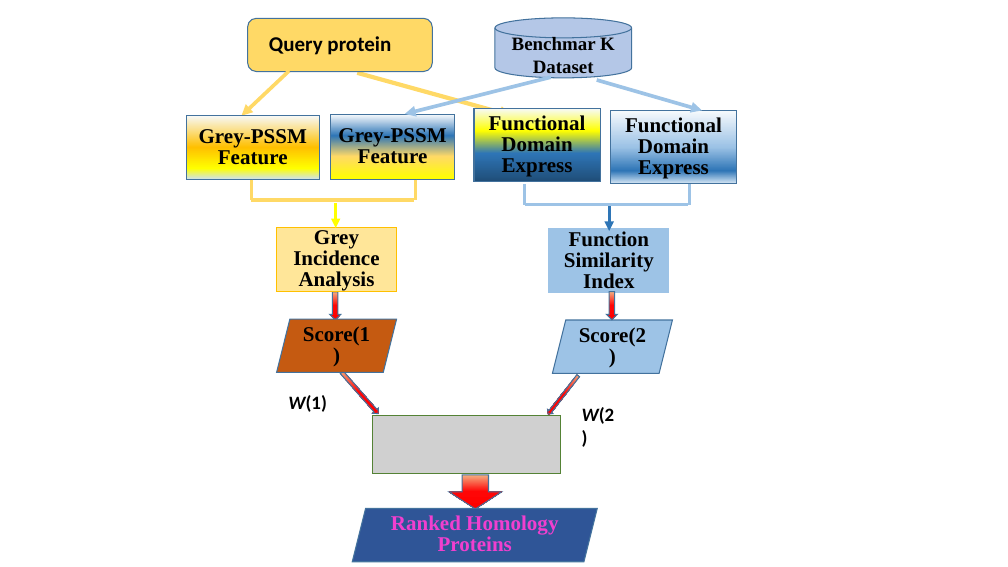
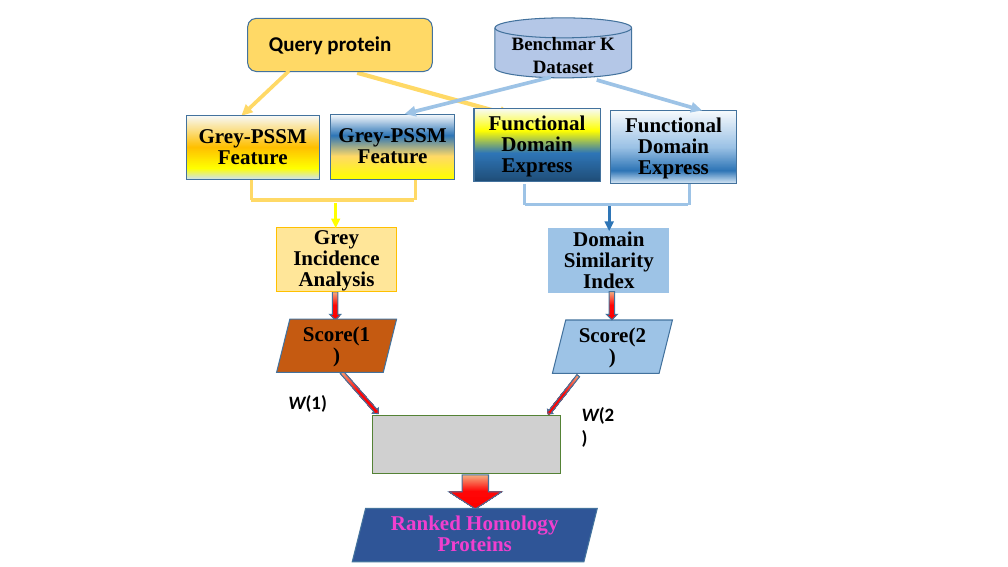
Before and after one commit to jcilwz/RemoteHomology, a slide deck: slide 1 of Fig1.pptx. Drawn at 1008x567 pixels with LibreOffice and Linux fonts; fonts in the diff are those of the drawing; grey boxes stand for pictures. Boxes give left, top, right and bottom in pixels: in the first picture for what was removed or moved away, otherwise in the second. Text is boxed around its words. In the diff, an @@ line names an element or a change of style, - is before the commit and + after.

```diff
--- a/Fig1.pptx
+++ b/Fig1.pptx
@@ text in rectangle at <box>564,229,654,292</box>: text changed @@
-Function Similarity Index
+Domain Similarity Index
```
Also in this commit, not shown: 4 other files.
